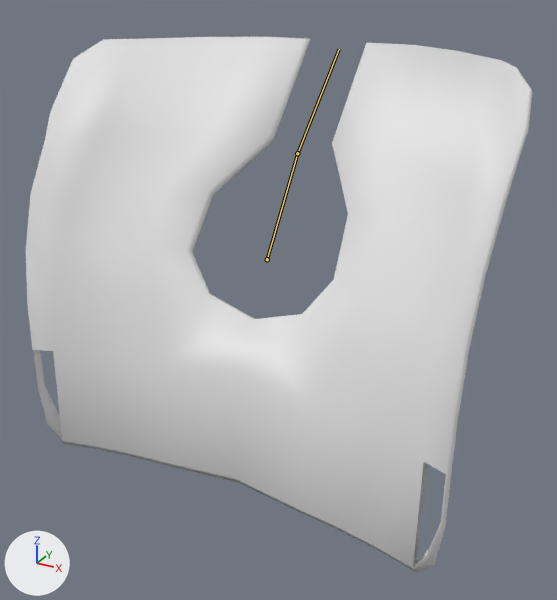
Two versions of the FBX model care-up/Assets/Resources_moved/Models/SplitedGauze.fbx, one commit apart.
Rendered twice from a camera (50 mm lens) standing at (0.0508, -0.0892, 0.0388) and looking at (0.0014, 0.0008, -0.0062). Arrows for +X, +Y and +Z are at lower left; the lights stay in place. The bones that change are drawn over the model as lines.

The first picture shows 'SplitedGauzeMain'.
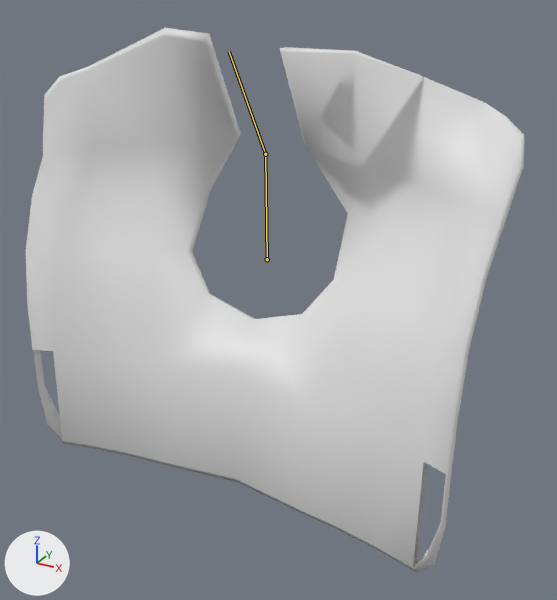
The newer file adds an action. The first version stands in its rest pose; the second is drawn at frame 1673 of the action 'Armature_SplitedGauze|SplitedGauze_SQ4_part2_L_Lib.001'.

Pixel boxes [x1, y1, x2, y2] of what changed, in the pictures (557 x 600 px):
'SplitedGauzeMain', posed
    before: [26, 36, 533, 572]
    after: [26, 28, 525, 572]
bone 'Bone.001', root to tip
    before: (267, 259) to (297, 153)
    after: (267, 259) to (265, 154)
bone 'Bone.002', root to tip
    before: (297, 153) to (339, 49)
    after: (265, 154) to (229, 51)

The change, as a diff of the scene's bpy script:
```diff
--- a/care-up/Assets/Resources_moved/Models/SplitedGauze.fbx.py
+++ b/care-up/Assets/Resources_moved/Models/SplitedGauze.fbx.py
@@ bone_bone_001 @@
 bone_bone_001 = bpy.data.objects['Armature_SplitedGauze'].pose.bones['Bone.001']  # child of 'Bone'
-bone_bone_001.rotation_quaternion = (1.0, 0.0, 0.0, 0.0)  # degrees (0, 0, 0)
+bone_bone_001.rotation_quaternion = (0.935, 0.348, 0.064, 0.005)  # degrees (41, 7, 3)
@@ bone_bone_002 @@
 bone_bone_002 = bpy.data.objects['Armature_SplitedGauze'].pose.bones['Bone.002']  # child of 'Bone.001'
-bone_bone_002.rotation_quaternion = (1.0, 0.0, 0.0, 0.0)  # degrees (0, 0, 0)
+bone_bone_002.rotation_quaternion = (0.933, 0.36, 0.0, 0.0)  # degrees (42, 0, 0)
```
